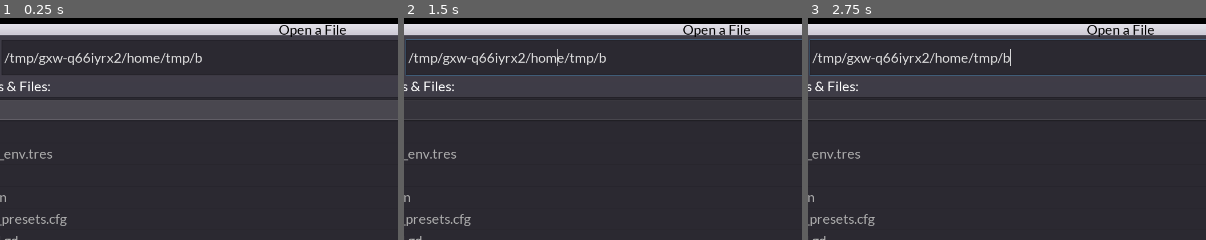
Above: before the commit, frames 1-3 (left to right).
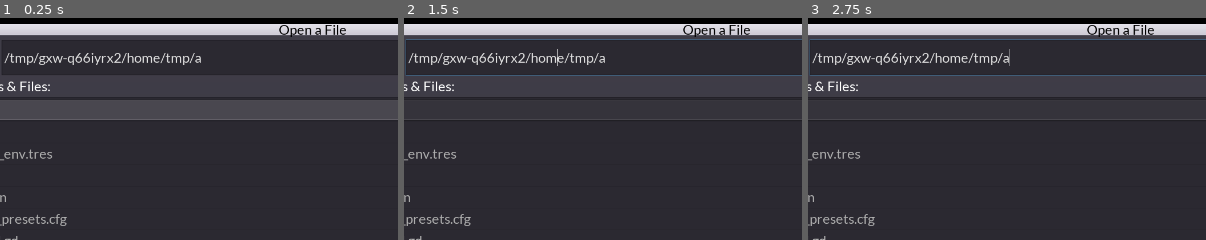
Above: after the commit, the same moments.

Repository: timoschwarzer/tunic-ocr
Game: Godot game, scene res://Main.tscn
Same seed, same stepped clock (60 frames per second), same inputs: the game is played once before the commit and once after it.
Inputs (mouse positions are % of the whole screen's width and height, from its top left):
- Up to frame 1 (0.25 s): no input
- Up to frame 2 (1.5 s): click (32, 84) at 0.52 s; type "12" at 0.6 s; click "OCR Mode: Line" at 1.25 s
- Up to frame 3 (2.75 s): click "Calibrate Contrast" at 2 s
The pictures show only the part of the screen within x 11-60%, y 0-50%; the shares and areas given below are measured in that part.

The runs differ from the first frame. In frame 1, less than 0.1% of the frame differs, in the area x 48-51%, y 15-21%; in frame 2, less than 0.1%; in frame 3, less than 0.1%, in the area x 48-52%, y 13-22%.

Commit message:
Changes for better accuracy

Diff:
--- a/Main.gd
+++ b/Main.gd
@@ -52,6 +52,7 @@
 onready var toggle_processed_image_button = $CanvasLayer/UI/HBoxContainer/ToggleProcessedImageButton
 onready var toggle_slow_ocr_button = $CanvasLayer/UI/HBoxContainer/ToggleSlowOCRButton
 onready var detect_mode_button = $CanvasLayer/UI/HBoxContainer/DetectModeButton
+onready var overlay_rect = $Overlay/OverlayRect
 
 
 var runes = []
@@ -102,6 +103,9 @@
 
 func set_state(value):
 	state = value
+
+	overlay_rect.visible = state == State.PROCESSING_IMAGE
+
 	if status_text_override_timeout <= 0:
 		update_status_label()
 
@@ -133,9 +137,12 @@
 					set_state(State.SELECT_BOUND)
 				elif state == State.SELECT_BOUND:
 					rune_bottom_pos = get_local_mouse_position()
-					var standard_distance = Vector2(RUNE_WIDTH / 2.0, RUNE_HEIGHT / 2.0).length()
-					rune_scale = (rune_bottom_pos - rune_base_pos).length() / standard_distance
-					yield(detect_runes_in_line(), 'completed')
+
+					if rune_bottom_pos != rune_base_pos:
+						var standard_distance = Vector2(RUNE_WIDTH / 2.0, RUNE_HEIGHT / 2.0).length()
+						rune_scale = (rune_bottom_pos - rune_base_pos).length() / standard_distance
+						yield(detect_runes_in_line(), 'completed')
+
 					rune_base_pos = null
 					rune_bottom_pos = null
 					free_and_clear(dots)
@@ -160,10 +167,10 @@
 					yield(get_tree(), 'idle_frame')
 					set_state(State.SELECT_BASELINE_START)
 			get_tree().set_input_as_handled()
-		elif event.button_index == BUTTON_WHEEL_UP:
+		elif event.button_index == BUTTON_WHEEL_DOWN:
 			camera.zoom *= 1.03
 			get_tree().set_input_as_handled()
-		elif event.button_index == BUTTON_WHEEL_DOWN:
+		elif event.button_index == BUTTON_WHEEL_UP:
 			camera.zoom /= 1.03
 			get_tree().set_input_as_handled()
 	elif event is InputEventMouseMotion:
@@ -180,72 +187,80 @@
 func detect_runes_in_line():
 	set_state(State.DETECTING_RUNES)
 
-	var x_offset = 0
+	var line_offset = 0
 	var rune_width = RUNE_WIDTH * rune_scale
 	var dot = Dot.instance()
 	add_child(dot)
 
 	image.lock()
 
-	var last_rune_x_offset = 0
-	while x_offset + rune_base_pos.x < image.get_width():
-		var pos = rune_base_pos + Vector2(x_offset, 0)
+	var last_rune_line_offset = 0
+	var last_idle_frame = OS.get_ticks_msec()
+
+	while line_offset + rune_base_pos.x < image.get_width():
+		var pos = rune_base_pos + Vector2(line_offset, 0)
 		dot.global_position = pos
 
 		var rune_does_not_fit = false
 		for detect_offset in range(rune_width * 0.7):
 			if ImgUtil.get_value_at(image, pos + Vector2(detect_offset, 0)) > 0.5:
-				x_offset += detect_offset + 1
+				line_offset += detect_offset + 1
 				rune_does_not_fit = true
 				break
 
 		if rune_does_not_fit:
-			if x_offset - last_rune_x_offset > rune_width * 4 || detect_mode == DetectMode.WORD:
+			if line_offset - last_rune_line_offset > rune_width * 4 || detect_mode == DetectMode.WORD:
+				print('Rune does not fit')
 				break
 			else:
 				continue
-
-		var x_correct_offset = 0
 
 		var rune = make_rune()
 		rune.global_position = pos
 		add_child(rune)
 		rune.detect(image)
 
-		var optimal_offset = 0
+		var optimal_x_offset = 0
+		var optimal_y_offset = 0
 		var optimal_scale_multiplier = 1.0
 		var optimal_count = 0
-		for abs_offset in range(1, rune_width * 0.2):
-			for offset in [-abs_offset, abs_offset]:
-				rune.global_position = pos + Vector2(offset, 0)
-
-				for abs_scale_multiplier in [1.02, 1.04, 1.06, 1.08, 1.1]:
-					for scale_multiplier in [abs_scale_multiplier, 1.0 / abs_scale_multiplier]:
-						var scale = rune_scale * scale_multiplier
-						rune.scale = Vector2(scale, scale)
-						rune.detect(image)
-
-						var line_count = rune.detected_line_count()
-						if line_count > optimal_count && rune.parse_result != null:
-							optimal_offset = offset
-							optimal_scale_multiplier = scale_multiplier
-							optimal_count = line_count
-
-						if slow_ocr:
-							yield(get_tree(), 'idle_frame')
+		for abs_scale_multiplier in [1.0, 1.01, 1.02, 1.03]:
+			for scale_multiplier in [1.0 / abs_scale_multiplier, abs_scale_multiplier]:
+				for abs_x_offset in range(0, rune_width * 0.5, rune_width * 0.1):
+					for x_offset in [-abs_x_offset, abs_x_offset]:
+						for abs_y_offset in [0, 1]:
+							for y_offset in [-abs_y_offset, abs_y_offset]:
+								var scale = rune_scale * scale_multiplier
+								rune.global_position = pos + Vector2(x_offset, y_offset) - Vector2(rune_width * scale_multiplier * 0.5 - rune_width * 0.5, 0)
+								rune.scale = Vector2(scale, scale)
+								rune.detect(image)
+
+								if rune.parse_result != null:
+									var line_count = rune.detected_line_count()
+									if line_count > optimal_count:
+										optimal_x_offset = x_offset - (rune_width * scale_multiplier * 0.5 - rune_width * 0.5)
+										optimal_y_offset = y_offset
+										optimal_scale_multiplier = scale_multiplier
+										optimal_count = line_count
+
+								if slow_ocr:
+									yield(get_tree(), 'idle_frame')
+								elif OS.get_ticks_msec() - last_idle_frame > 100:
+									last_idle_frame = OS.get_ticks_msec()
+									yield(get_tree(), 'idle_frame')
 		yield(get_tree(), 'idle_frame')
 
-		x_correct_offset = optimal_offset
-		rune.global_position = pos + Vector2(optimal_offset, 0)
+		rune.global_position = pos + Vector2(optimal_x_offset, optimal_y_offset)
 		var scale = rune_scale * optimal_scale_multiplier
 		rune.scale = Vector2(scale, scale)
 		rune.detect(image)
 
-		if !rune.is_valid_rune():
+		if rune.parse_result == null:
 			rune.queue_free()
 		else:
 			runes.append(rune)
-			last_rune_x_offset = x_offset
+			rune.connect('delete', self, 'delete_rune', [rune])
+			last_rune_line_offset = line_offset
 
 			if show_translation:
 				rune.show_parse_result()
@@ -253,7 +268,8 @@
 			if detect_mode == DetectMode.RUNE:
 				break
 
-		x_offset += rune_width + x_correct_offset
+		line_offset += rune_width * optimal_scale_multiplier + optimal_x_offset
+		rune_width = rune_width * optimal_scale_multiplier
 
 	yield(get_tree(), 'idle_frame')
 	image.unlock()
@@ -306,6 +322,11 @@
 	canvas.texture = ImgUtil.texture_from(image if display_processed_image else original_image)
 
 
+func delete_rune(rune):
+	runes.erase(rune)
+	rune.queue_free()
+
+
 func _on_ParseButton_pressed():
 	for rune in runes:
 		rune.show_parse_result()
@@ -328,7 +349,7 @@
 
 
 func _on_DetectModeButton_pressed():
-	detect_mode = wrapi(detect_mode + 1, 0, DetectMode.size())
+	detect_mode = wrapi(detect_mode + 1, 0, DetectMode.size() - 1)
 	detect_mode_button.text = 'OCR Mode: %s' % DETECT_MODE_NAMES[detect_mode]
 
 
--- a/Main.tscn
+++ b/Main.tscn
@@ -32,7 +32,19 @@
 [node name="Canvas" type="Sprite" parent="."]
 centered = false
 
+[node name="Overlay" type="CanvasLayer" parent="."]
+
+[node name="OverlayRect" type="TextureRect" parent="Overlay"]
+visible = false
+modulate = Color( 1, 1, 1, 0.498039 )
+anchor_right = 1.0
+anchor_bottom = 1.0
+mouse_filter = 2
+texture = ExtResource( 3 )
+expand = true
+
 [node name="CanvasLayer" type="CanvasLayer" parent="."]
+layer = 2
 
 [node name="UI" type="Control" parent="CanvasLayer"]
 anchor_right = 1.0
--- a/Rune.gd
+++ b/Rune.gd
@@ -1,4 +1,7 @@
-extends Node2D
+extends StaticBody2D
+
+
+signal delete
 
 
 onready var special_lines = $Special.get_children()
@@ -60,6 +63,6 @@
 	return detected_line_count(set) > 0
 
 
-func is_valid_rune():
-	# TODO
-	return any_line_detected()
+func _on_Rune_input_event(viewport, event, shape_idx):
+	if event is InputEventMouseButton && event.button_index == BUTTON_RIGHT && event.pressed:
+		emit_signal('delete')
--- a/Rune.tscn
+++ b/Rune.tscn
@@ -8,7 +8,9 @@
 size = 24
 font_data = ExtResource( 3 )
 
-[node name="Rune" type="Node2D"]
+[node name="Rune" type="StaticBody2D"]
+collision_mask = 0
+input_pickable = true
 script = ExtResource( 1 )
 
 [node name="Special" type="Node2D" parent="."]
@@ -128,6 +130,12 @@
 [node name="Detector1" type="Position2D" parent="Vowels/TLOuter"]
 position = Vector2( 14, -42 )
 
+[node name="Detector2" type="Position2D" parent="Vowels/TLOuter"]
+position = Vector2( 22, -46 )
+
+[node name="Detector3" type="Position2D" parent="Vowels/TLOuter"]
+position = Vector2( 6, -37 )
+
 [node name="TROuter" type="Line2D" parent="Vowels"]
 points = PoolVector2Array( 30, -50, 60, -34 )
 width = 5.0
@@ -137,6 +145,12 @@
 [node name="Detector1" type="Position2D" parent="Vowels/TROuter"]
 position = Vector2( 46, -42 )
 
+[node name="Detector2" type="Position2D" parent="Vowels/TROuter"]
+position = Vector2( 52, -38 )
+
+[node name="Detector3" type="Position2D" parent="Vowels/TROuter"]
+position = Vector2( 34, -48 )
+
 [node name="BLOuter" type="Line2D" parent="Vowels"]
 points = PoolVector2Array( 30, 54, 0, 38 )
 width = 5.0
@@ -146,6 +160,12 @@
 [node name="Detector1" type="Position2D" parent="Vowels/BLOuter"]
 position = Vector2( 16, 46 )
 
+[node name="Detector2" type="Position2D" parent="Vowels/BLOuter"]
+position = Vector2( 24, 51 )
+
+[node name="Detector3" type="Position2D" parent="Vowels/BLOuter"]
+position = Vector2( 4, 40 )
+
 [node name="BROuter" type="Line2D" parent="Vowels"]
 points = PoolVector2Array( 30, 54, 60, 38 )
 width = 5.0
@@ -155,6 +175,12 @@
 [node name="Detector1" type="Position2D" parent="Vowels/BROuter"]
 position = Vector2( 44, 46 )
 
+[node name="Detector2" type="Position2D" parent="Vowels/BROuter"]
+position = Vector2( 52, 42 )
+
+[node name="Detector3" type="Position2D" parent="Vowels/BROuter"]
+position = Vector2( 34, 52 )
+
 [node name="InvalidPoints" type="Node2D" parent="."]
 
 [node name="Invalid1" type="Position2D" parent="InvalidPoints"]
@@ -242,7 +268,31 @@
 }
 
 [node name="Invalid15" type="Position2D" parent="InvalidPoints"]
-position = Vector2( 52, 20 )
+position = Vector2( 46, 16 )
+__meta__ = {
+"_gizmo_extents_": 5.0
+}
+
+[node name="Invalid16" type="Position2D" parent="InvalidPoints"]
+position = Vector2( 6, 56 )
+__meta__ = {
+"_gizmo_extents_": 5.0
+}
+
+[node name="Invalid17" type="Position2D" parent="InvalidPoints"]
+position = Vector2( 50, 56 )
+__meta__ = {
+"_gizmo_extents_": 5.0
+}
+
+[node name="Invalid18" type="Position2D" parent="InvalidPoints"]
+position = Vector2( 10, 66 )
+__meta__ = {
+"_gizmo_extents_": 5.0
+}
+
+[node name="Invalid19" type="Position2D" parent="InvalidPoints"]
+position = Vector2( 48, 66 )
 __meta__ = {
 "_gizmo_extents_": 5.0
 }
@@ -262,3 +312,9 @@
 custom_colors/font_color = Color( 0, 0, 0, 1 )
 custom_fonts/font = SubResource( 1 )
 align = 1
+
+[node name="Overlay2" type="CollisionPolygon2D" parent="."]
+z_index = 2
+polygon = PoolVector2Array( 30, -50, 60, -34, 60, 38, 30, 54, 0, 38, 0, -34 )
+
+[connection signal="input_event" from="." to="." method="_on_Rune_input_event"]
